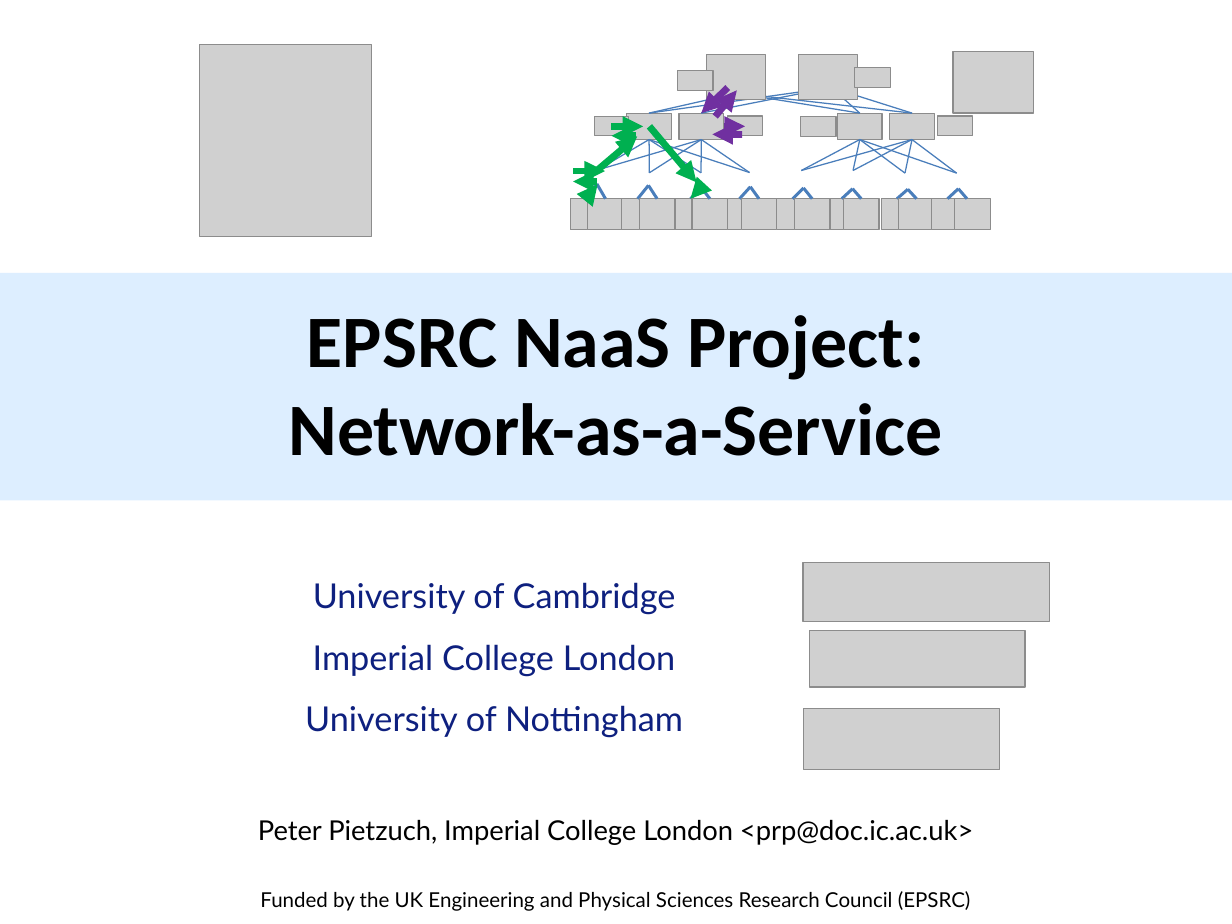
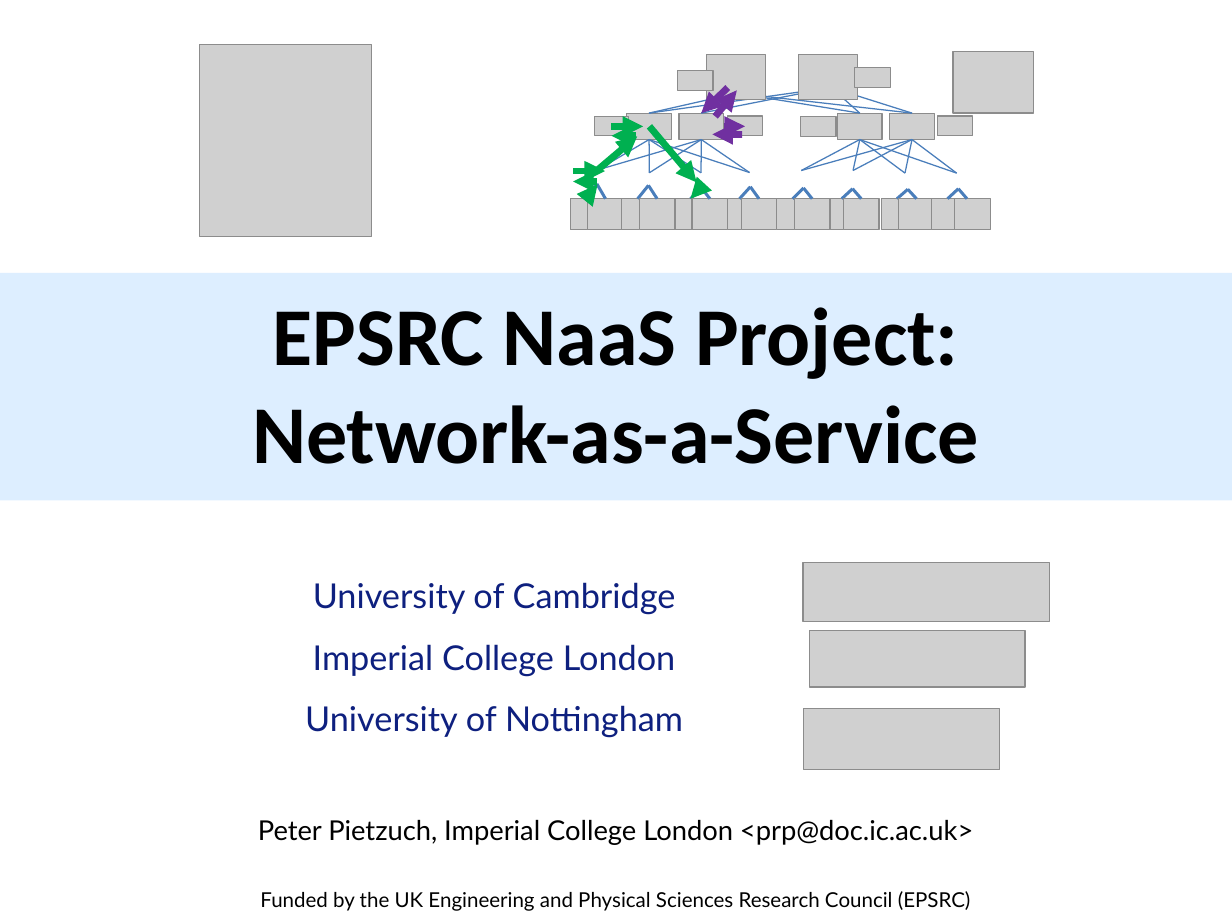
Before and after one commit to NaaS/naas.github.io, a slide deck: slide 1 of tg1pres/prp-naas-techgroup-cambs-14.pptx. Drawn at 1232x924 pixels with LibreOffice and Linux fonts; fonts in the diff are those of the drawing; grey boxes stand for pictures; background and template pictures are left out. Boxes give left, top, right and bottom in pixels: in the first picture for what was removed or moved away, otherwise in the second. Text is boxed around its words. In the diff, an @@ line names an element or a change of style, - is before the commit and + after.

```diff
--- a/tg1pres/prp-naas-techgroup-cambs-14.pptx
+++ b/tg1pres/prp-naas-techgroup-cambs-14.pptx
@@ title "EPSRC NaaS Project: Network-as-a-Service" at (x1=252, y1=307, x2=979, y2=464): size 43.2 to 48 pt @@
```
Also in this commit, not shown: 3 other slides changed.
